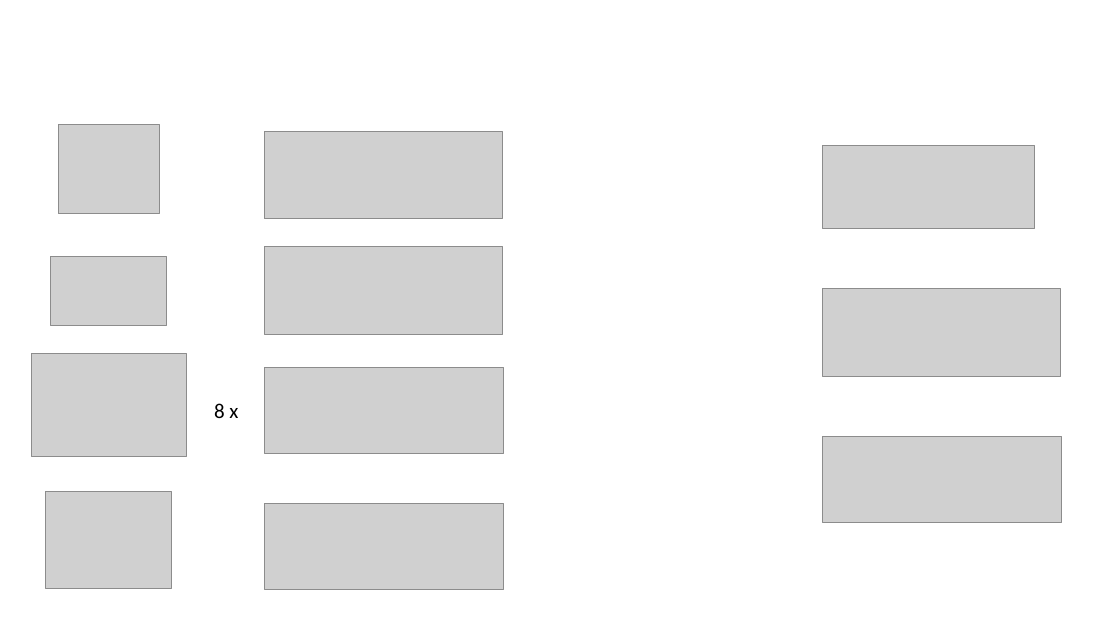
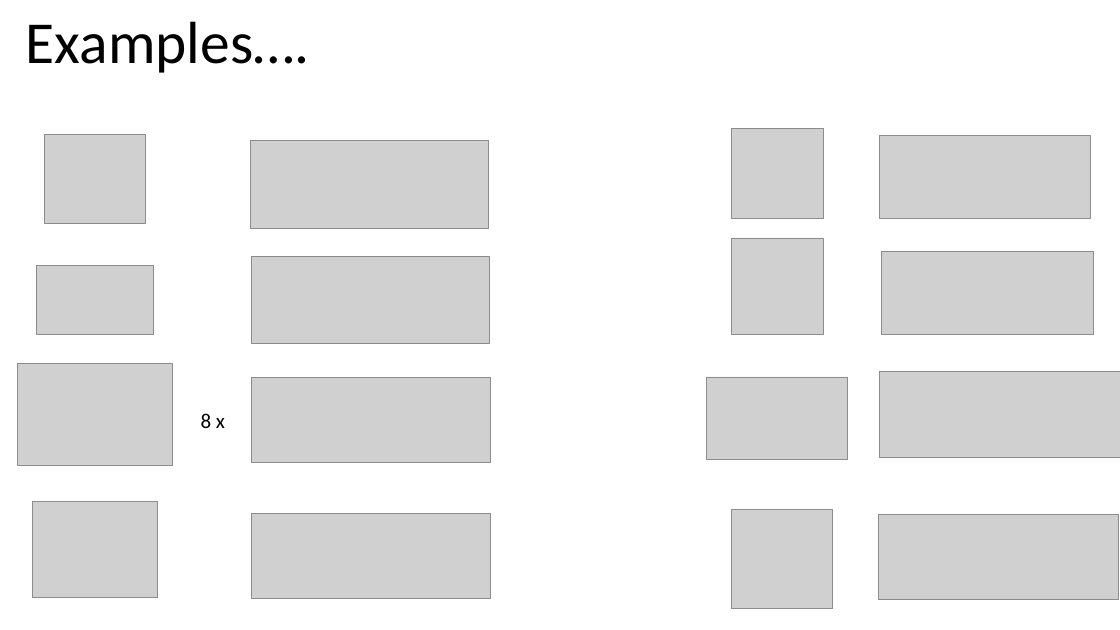
Before and after one commit to nettercm/simple_3pi_simulation, a slide deck: slide 16 of DPRG Monthly Meeting 2020-10-10.pptm (slide 17 before the commit). Drawn at 1120x630 pixels with LibreOffice and Linux fonts; fonts in the diff are those of the drawing; grey boxes stand for pictures. Boxes give left, top, right and bottom in pixels: in the first picture for what was removed or moved away, otherwise in the second. Text is boxed around its words. In the diff, an @@ line names an element or a change of style, - is before the commit and + after.

```diff
--- a/DPRG Monthly Meeting 2020-10-10.pptm
+++ b/DPRG Monthly Meeting 2020-10-10.pptm
@@ text added at [26, 21, 309, 73], 51 pt, text #000000 @@
+Examples….
@@ picture added at [732, 129, 823, 219] @@
@@ picture: place and size @@
-picture at [823, 145, 1035, 229]
+picture at [880, 136, 1091, 219]
@@ picture added at [732, 238, 823, 334] @@
@@ picture added at [881, 252, 1093, 335] @@
@@ picture removed at [823, 289, 1061, 376] @@
@@ picture added at [707, 377, 848, 460] @@
@@ picture added at [880, 371, 1120, 457] @@
@@ 8 pictures, 1 text: place and size @@
-8 pictures, 1 text at [31, 125, 503, 590]
+8 pictures, 1 text at [18, 134, 490, 599]
@@ picture removed at [823, 437, 1062, 523] @@
@@ picture added at [732, 510, 833, 609] @@
@@ picture added at [878, 514, 1118, 600] @@
```
Also in this commit, not shown: 7 other slides changed, 4 slides added, 1 slide removed.
